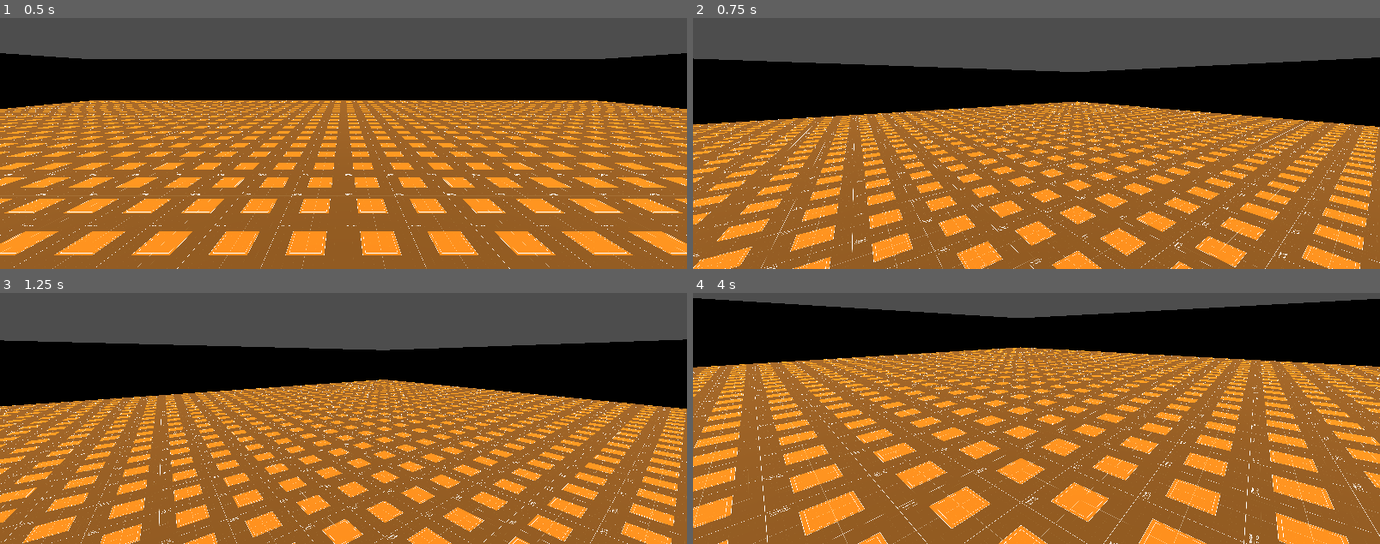
Above: before the commit, frames 1-4 (two rows, left to right).
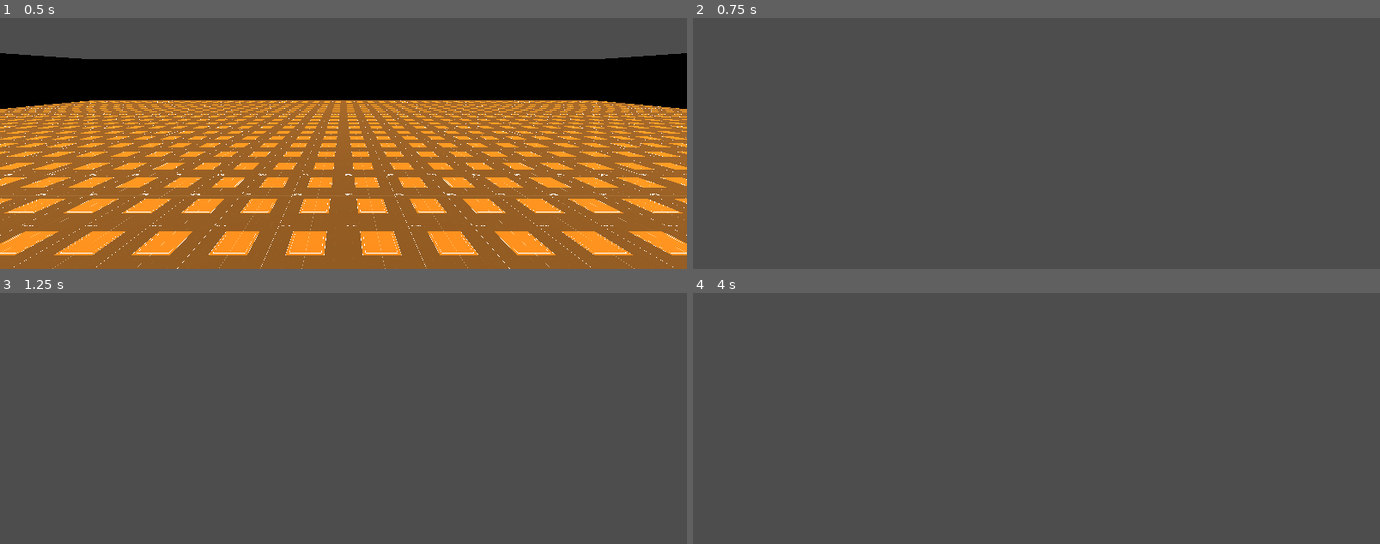
Above: after the commit, the same moments.

Repository: KaiserMighty/NonEuclideanGeometry
Game: Godot game, scene res://debug_world.tscn
Same seed, same stepped clock (60 frames per second), same inputs: the game is played once before the commit and once after it.
Inputs (mouse positions are in pixels of both pictures, inside the frame that each line leads up to):
- Up to frame 1 (0.5 s): no input
- Up to frame 2 (0.75 s): tap Enter (ui_accept) at 0.5, 0.6 s; move the mouse to (1070, 75) at 0.52 s; hold Up (ui_up) from 0.53 s (still down)
- Up to frame 3 (1.25 s): keep holding Up (ui_up); tap Space (Jump, bound only after the commit) at 0.77, 0.8, 1.07 s
- Up to frame 4 (4 s): keep holding Up (ui_up); move the mouse to (1002, 353) at 1.27 s; tap Space (Jump, bound only after the commit) at 1.35, 1.52, 1.82, 2.3, 3.02, 3.32, 3.6, 3.77 s; tap Enter (ui_accept) at 1.55, 2.1, 2.85 s; move the mouse to (1050, 345) at 2.02 s; move the mouse to (1029, 358) at 2.77 s; move the mouse to (1084, 355) at 3.52 s

Frame 1 is identical in both runs. In frame 2, 81% of the frame differs, in the area x 0-100%, y 15-100%; in frame 3, 79%; in frame 4, 94%, in the area x 0-100%, y 2-100%.

Commit message:
Minor Error Fix

Diff:
--- a/entities/player.gd
+++ b/entities/player.gd
@@ -21,7 +21,7 @@
 		velocity += get_gravity() * delta
 
 	# Handle jump.
-	if Input.is_action_just_pressed("ui_accept") and is_on_floor():
+	if Input.is_action_just_pressed("Jump") and is_on_floor():
 		velocity.y = JUMP_VELOCITY
 
 	# Get the input direction and handle the movement/deceleration.
@@ -50,7 +50,7 @@
 
 
 func _rotate_camera(delta: float, sens_mod: float = 1.0):
-	var input = Input.get_vector("look_left", "look_right", "look_down", "look_up")
+	var input = Input.get_vector("ui_left", "ui_right", "ui_up", "ui_down")
 	look_dir += input
 	rotation.y -= look_dir.x * camera_sens * delta
 	camera.rotation.x = clamp(camera.rotation.x - look_dir.y * camera_sens * sens_mod * delta, -1.5, 1.5)
--- a/project.godot
+++ b/project.godot
@@ -51,3 +51,8 @@
 "events": [Object(InputEventKey,"resource_local_to_scene":false,"resource_name":"","device":-1,"window_id":0,"alt_press …(195 unchanged characters)…
 ]
 }
+Jump={
+"deadzone": 0.5,
+"events": [Object(InputEventKey,"resource_local_to_scene":false,"resource_name":"","device":-1,"window_id":0,"alt_pressed":false,"shift_pressed":false,"ctrl_pressed":false,"meta_pressed":false,"pressed":false,"keycode":0,"physical_keycode":32,"key_label":0,"unicode":32,"location":0,"echo":false,"script":null)
+]
+}
